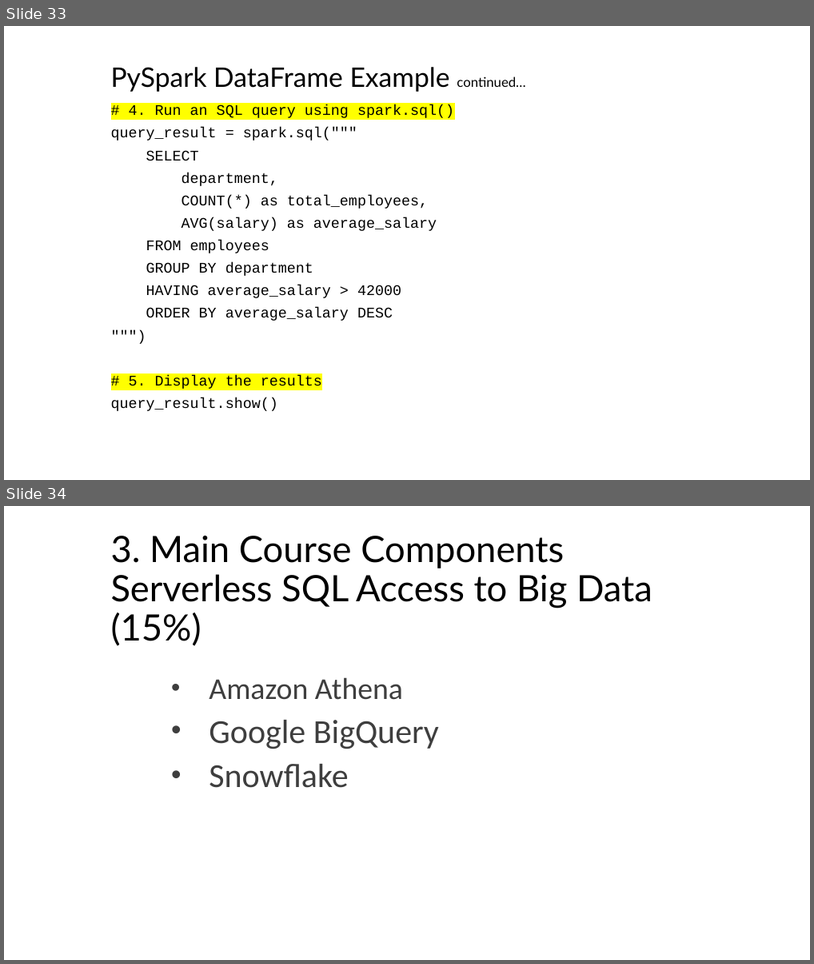
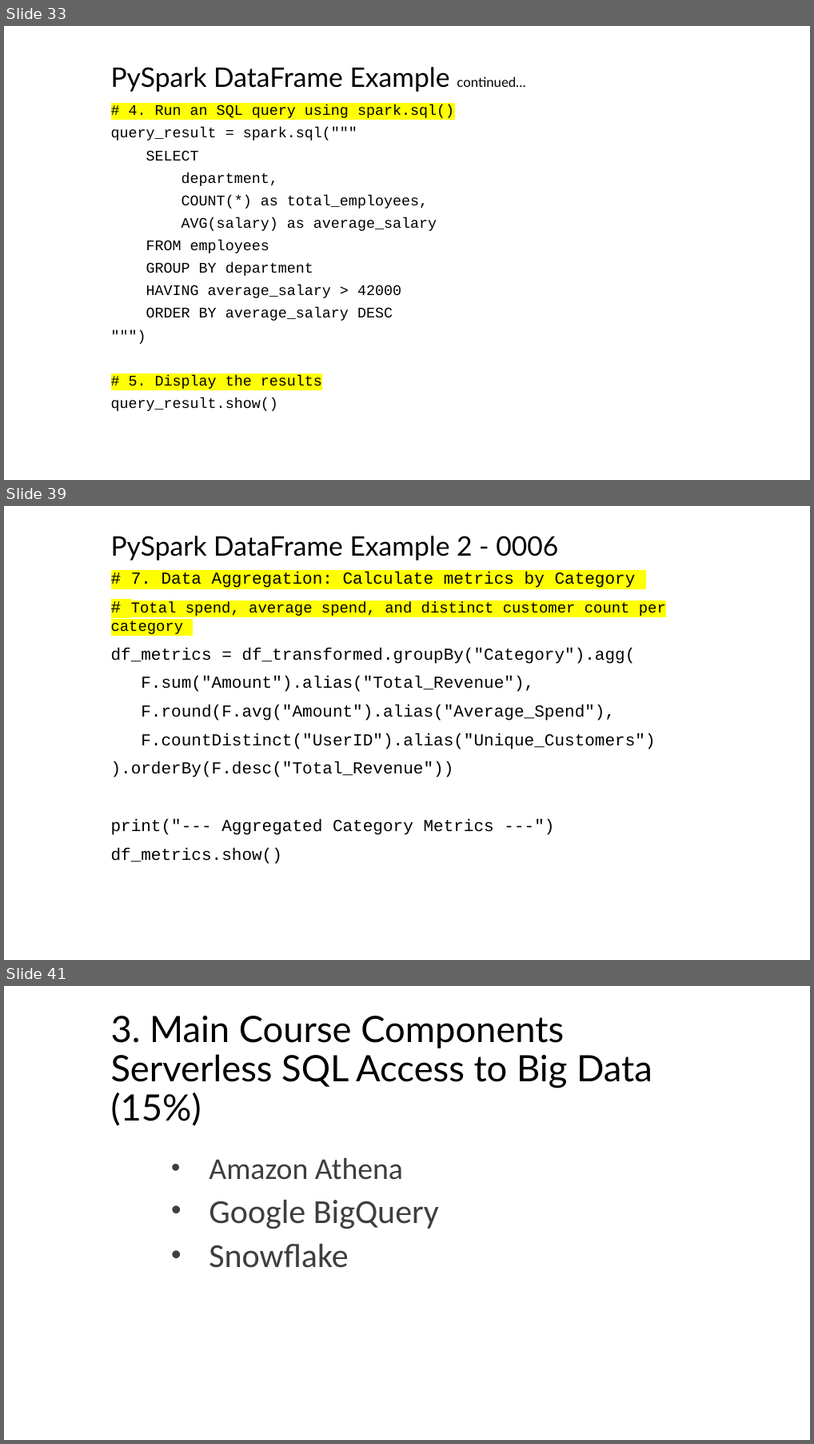
Before and after one commit to mahmoudparsian/big-data-modeling, a slide deck: course_information/COURSE_OUTLINE_10_WEEKS.pptx. Shown one above the other, each under a label of ours: slides 33 and 34 before the commit, slides 33, 39 and 41 after it; the slides between them are not shown. The pictures are 814x964 and 814x1444 pixels, drawn with LibreOffice and Linux fonts; fonts in the diff are those of the drawing; background and template pictures are left out. Boxes give left, top, right and bottom in pixels: in the first picture for what was removed or moved away, otherwise in the second. Text is boxed around its words. In the diff, an @@ line names an element or a change of style, - is before the commit and + after.

```diff
--- a/course_information/COURSE_OUTLINE_10_WEEKS.pptx
+++ b/course_information/COURSE_OUTLINE_10_WEEKS.pptx
@@ slide 39 added at <box>4,506,810,960</box>, background #FFFFFF @@
@@ title added at <box>111,536,558,560</box>, 32 pt, text #000000 @@
+PySpark DataFrame Example 2 - 0006
@@ subtitle added at <box>111,572,666,864</box>, 20 pt, text #000000 @@
+# 7. Data Aggregation: Calculate metrics by Category
+# Total spend, average spend, and distinct customer count per category
+df_metrics = df_transformed.groupBy("Category").agg(
+F.sum("Amount").alias("Total_Revenue"),
+F.round(F.avg("Amount").alias("Average_Spend"),
+F.countDistinct("UserID").alias("Unique_Customers")
+).orderBy(F.desc("Total_Revenue"))
+print("--- Aggregated Category Metrics ---")
+df_metrics.show()
@@ what was slide 34 is now slide 41 @@
```
Also in this commit, not shown: 6 other slides added, 1 other file.
